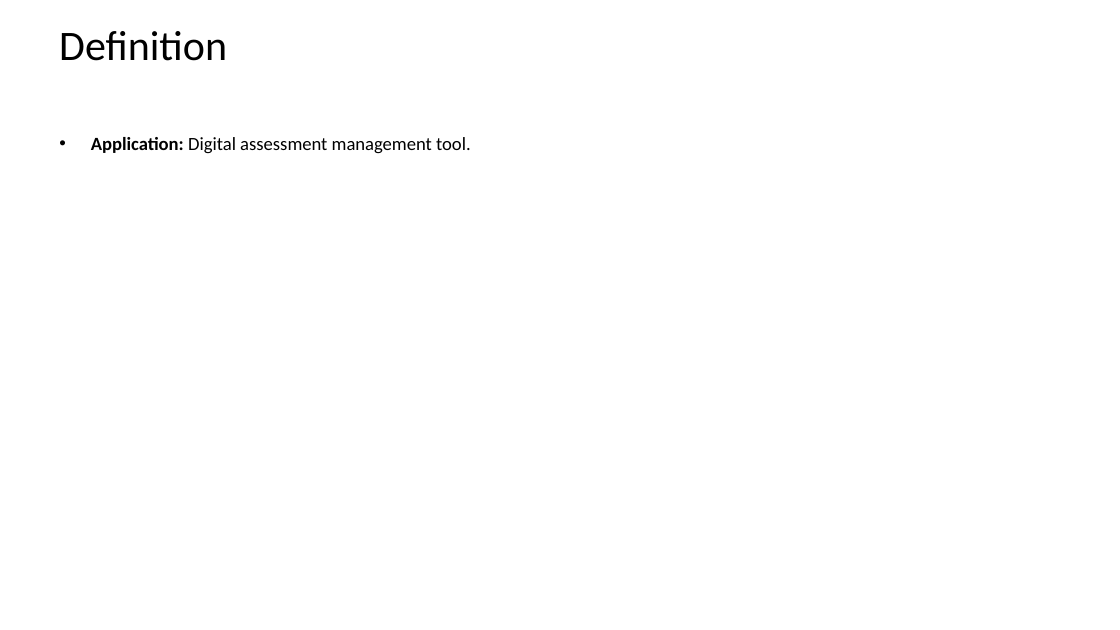
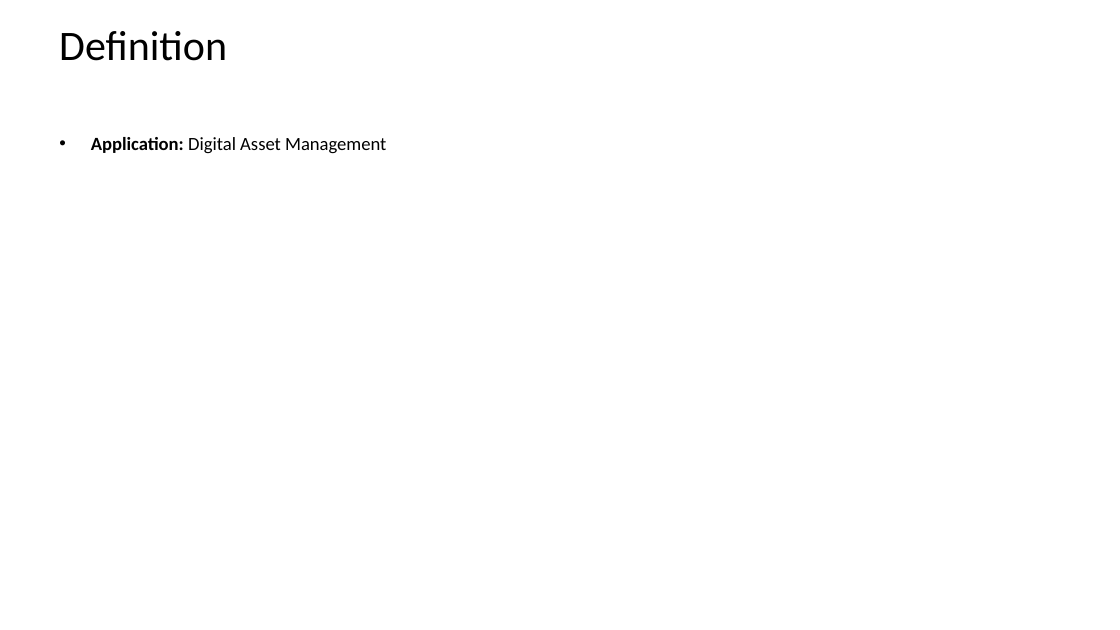
Before and after one commit to sundarkurs/DigitalAssets, a slide deck: slide 2 of Design/Digital Asset - Design.pptx. Drawn at 1120x630 pixels with LibreOffice and Linux fonts; fonts in the diff are those of the drawing. Boxes give left, top, right and bottom in pixels: in the first picture for what was removed or moved away, otherwise in the second. Text is boxed around its words. In the diff, an @@ line names an element or a change of style, - is before the commit and + after.

```diff
--- a/Design/Digital Asset - Design.pptx
+++ b/Design/Digital Asset - Design.pptx
@@ text at (91, 137, 386, 154): text changed @@
-• Application: Digital assessment management tool.
+• Application: Digital Asset Management
```
Also in this commit, not shown: 3 other slides changed, 3 slides added, 12 other files.
